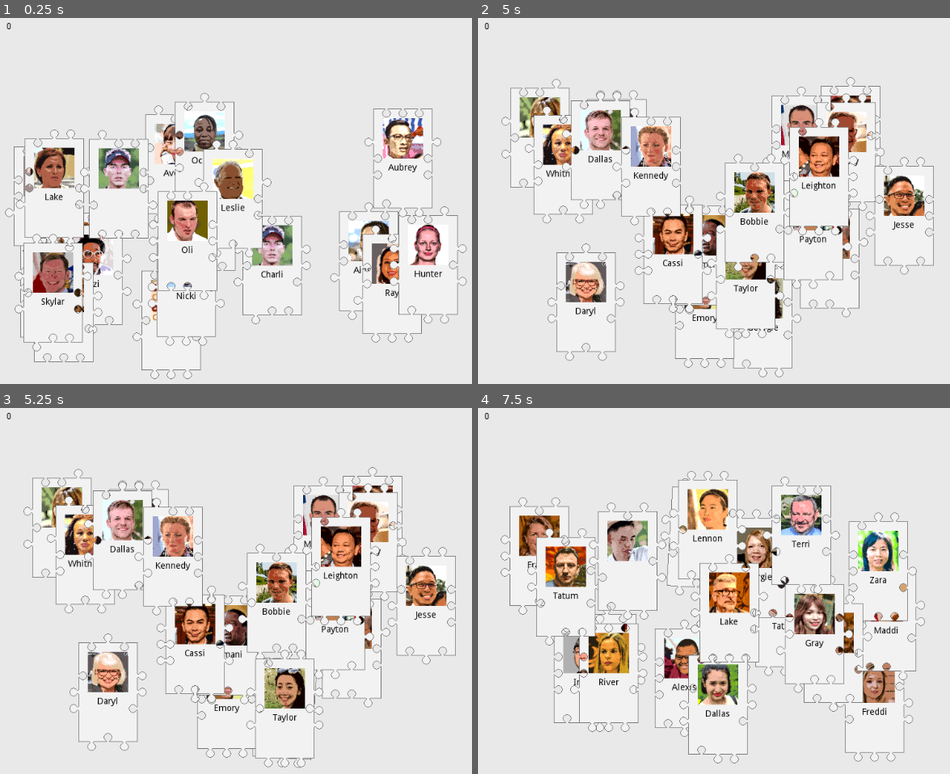
Above: before the commit, frames 1-4 (two rows, left to right).
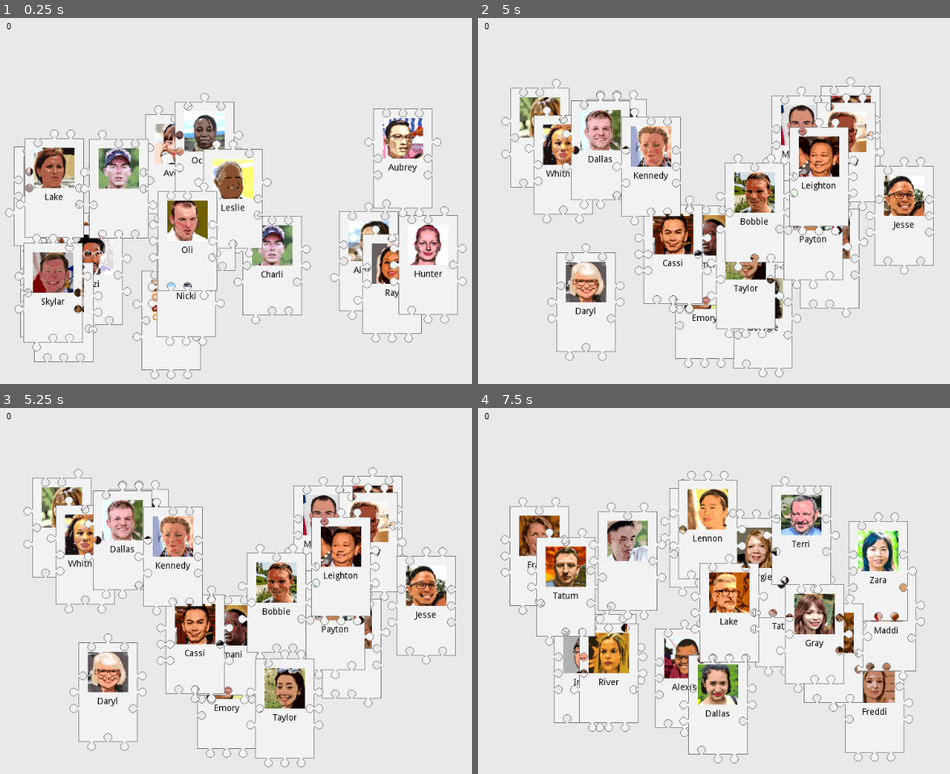
Above: after the commit, the same moments.

Repository: hwacha/GMTK-Match-Game
Game: Godot game, scene res://prefabs/Field.tscn
Two runs of this game, one before a commit and one after it. Both use one fixed random seed, a clock stepped at 60 frames per second and the inputs below.
Inputs (mouse positions are in pixels of both pictures, inside the frame that each line leads up to):
- Up to frame 1 (0.25 s): no input
- Up to frame 2 (5 s): tap Enter at 0.5, 2, 3.5 s; move the mouse to (outside the picture) at 0.52 s; hold Up (ui_up) 0.53-1.28 s; click (outside the picture) at 0.67 s; tap Space at 1.25, 2.75, 4.25 s; move the mouse to (605, 215) at 1.27 s; hold Down (ui_down) 1.28-2.03 s; click (605, 215) at 1.42 s; move the mouse to (586, 303) at 2.02 s; hold Up (ui_up) 2.03-3.53 s; click (586, 303) at 2.17 s; move the mouse to (671, 255) at 2.77 s; click (671, 255) at 2.92 s; move the mouse to (652, 168) at 3.52 s; hold Down (ui_down) from 3.53 s (still down); click (652, 168) at 3.67 s; move the mouse to (902, 215) at 4.27 s; click (902, 215) at 4.42 s
- Up to frame 3 (5.25 s): keep holding Down (ui_down); move the mouse to (283, 708) at 5.02 s; click (283, 708) at 5.17 s
- Up to frame 4 (7.5 s): move the mouse to (798, 536) at 5.77 s; release Down (ui_down) at 5.78 s; hold Up (ui_up) from 5.78 s (still down); click (798, 536) at 5.92 s; move the mouse to (629, 561) at 6.52 s; click (629, 561) at 6.67 s; move the mouse to (728, 612) at 7.27 s; click (728, 612) at 7.42 s

Frames 1-2 are identical in both runs. In frame 3, less than 0.1% of the frame differs, in the area x 53-69%, y 66-99%; in frame 4, 0.2%, in the area x 38-54%, y 19-52%.

Commit message:
kind of fixed the wiggle effect

Diff:
--- a/scripts/Card.gd
+++ b/scripts/Card.gd
@@ -54,6 +54,7 @@
 onready var field = get_tree().get_root().get_node('Field')
 onready var textlabel = get_node("Label")
 onready var face = get_node("Face")
+onready var base = get_node("Base")
 
 var wriggle = false
 var wriggle_degrees = 0
@@ -102,7 +103,11 @@
 		if (target > 0 and wriggle_degrees > target) or (target <= 0 and wriggle_degrees < target):
 			target = -1 * target
 			wriggle_right = not wriggle_right
-	rotation_degrees = wriggle_degrees
+	#rotation_degrees = wriggle_degrees
+	interjambs.rotation_degrees = wriggle_degrees
+	face.rotation_degrees = wriggle_degrees
+	base.rotation_degrees = wriggle_degrees
+	#textlabel.rotation_degrees = wriggle_degrees
 	set_color(colors[0])
 	var right_boundary = 1024
 	var pair_zone_boundary = right_boundary - 135 - 200
@@ -119,7 +124,6 @@
 	if pair_state == 'paired':
 		return
 	if event is InputEventMouseButton: # mouse has happened in the frame
-		print(self, event)
 		if event.button_index == BUTTON_LEFT:
 			var overlapping =  get_overlapping_areas()
 			var point = event.position
@@ -191,12 +195,16 @@
 
 func _on_Boundaries_area_shape_exited(area_id, area, area_shape, local_shape):
 	# TODO: Potential edge cases here where cards aren't untargetted. Be careful
-	if self == field.selected_card:
-		var our_dir = dir_map[local_shape]
-		var their_dir = dir_map[area_shape]
-		if area != null and their_dir == dir_pairs[our_dir] and area.get_parent() == target_pair['card']:
+
+	var our_dir = dir_map[local_shape]
+	var their_dir = dir_map[area_shape]
+	if area != null:
+		var exited_card = area.get_parent()
+		if self == field.selected_card and exited_card and exited_card.wriggle:
+			print("card ", self, 'left  area ', exited_card)
+			exited_card.stop_wriggle()
+		if their_dir == dir_pairs[our_dir] and exited_card == target_pair['card']:
 			target_pair['dir'] = null
-			target_pair['card'].stop_wriggle()
 			target_pair['card'] = null
 
 
@@ -204,6 +212,12 @@
 	var target = target_pair['card']
 	var our_dir = target_pair['dir']
 	var their_dir = dir_pairs[our_dir]
+
+	if not target:
+		return false
+
+	if target.pair_state != 'unpaired' or target.pair_state != 'unpaired':
+		return false
 
 	var successful_pair = true
 	for i in range(0, 3):
@@ -241,12 +255,14 @@
 		field.remove_child(self)
 		self.set_name('Child1')
 		self.z_index = 0
+		self.stop_wriggle()
 		pair_container.add_child(self)
 		field.max_z += 2
 		pair_container.z_index = field.max_z
 		field.remove_child(target)
 		target.set_name('Child2')
 		target.z_index = 0
+		target.stop_wriggle()
 		pair_container.add_child(target)
 		pair_container.pair_direction = our_dir
 
@@ -310,6 +326,7 @@
 	field.selected_card = null
 
 func start_wriggle():
+	#return
 	print(textlabel.text + ' starts to wriggle')
 	wriggle = true
 	wriggle_degrees = 0
@@ -318,6 +335,7 @@
 
 
 func stop_wriggle():
+	#return
 	print(textlabel.text + ' stops wriggling')
 	wriggle = false
 	wriggle_degrees = 0
